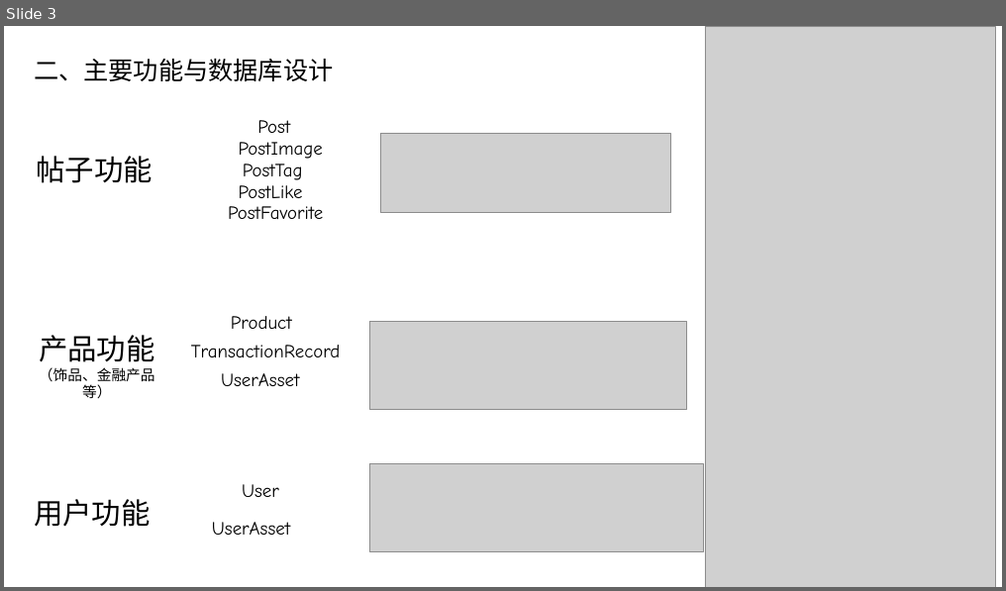
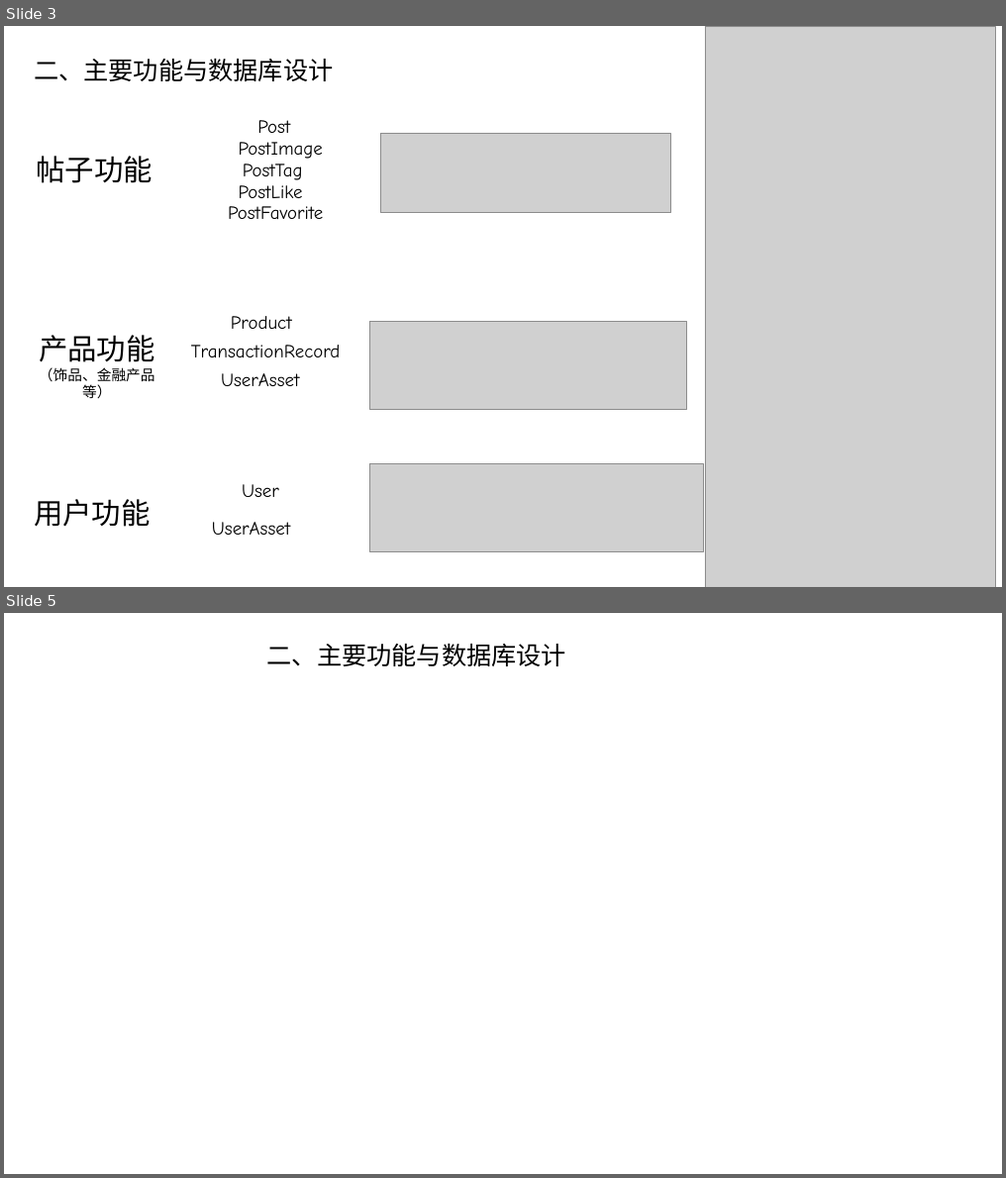
Before and after one commit to 57UU/southern_money, a slide deck: report/数据库演示.pptx. Shown one above the other, each under a label of ours: slide 3 before the commit, slides 3 and 5 after it; the slides between them are not shown. The pictures are 1006x591 and 1006x1178 pixels, drawn with LibreOffice and Linux fonts; fonts in the diff are those of the drawing; grey boxes stand for pictures; background and template pictures are left out. Boxes give left, top, right and bottom in pixels: in the first picture for what was removed or moved away, otherwise in the second. Text is boxed around its words. In the diff, an @@ line names an element or a change of style, - is before the commit and + after.

```diff
--- a/report/数据库演示.pptx
+++ b/report/数据库演示.pptx
@@ slide 5 added at (x1=4, y1=613, x2=1002, y2=1174), background picture (left out) @@
@@ text added at (x1=267, y1=643, x2=566, y2=666), 24 pt, text #000000 @@
+二、主要功能与数据库设计
```
Also in this commit, not shown: 7 slides changed, 1 other slide added, 1 other file.
